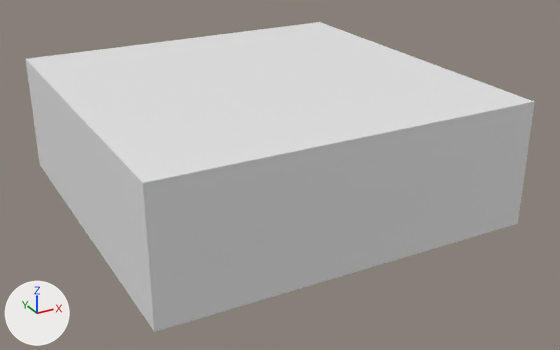
The glTF model Model3d/glb/C04-14016B.glb, before and after one commit.
One viewpoint serves both versions: a 50 mm camera at (-0.00124, -0.00385, 0.00279) aimed at (0.00158, 0.00127, 0.00023). The axes (+X, +Y, +Z) are drawn at lower left. The lights are the same throughout. The first picture is the older version. Where no turn or scale is listed for an object, it has been applied to the vertices. Vertices at exactly the same position are counted once.

The first picture shows 'OpenSCAD Model'.
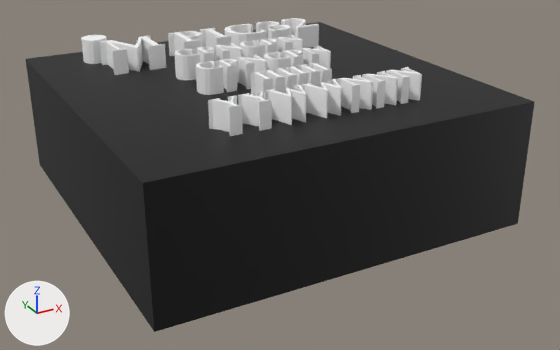
Pixel boxes (x1, y1, x2, y2) of what changed, in the pictures (560 x 350 px):
'OpenSCAD Model', reshaped
    before: (26, 22, 535, 332)
    after: (26, 18, 535, 332)
part 1 of me_openscad_model, added
    after: (26, 18, 534, 183)
part 2 of me_openscad_model, recoloured (white to black)
    both: (26, 60, 535, 332)

The change, as a diff of the scene's bpy script:
```diff
--- a/Model3d/glb/C04-14016B.glb.py
+++ b/Model3d/glb/C04-14016B.glb.py
@@ mat_color_1 @@
+mat_color_1 = principled_material('Color 1')
+mat_color_1.base_color = (0.0, 0.0, 0.0)  # black #000000
@@ mat_color_2 @@
+mat_color_2 = principled_material('Color 2')
+mat_color_2.base_color = (1.0, 1.0, 1.0)  # white #ffffff
@@ me_openscad_model @@
 # used by ob_openscad_model
-me_openscad_model.from_pydata(...)  # 8 vertices, 12 faces; spans x 0.0..0.003, y 0.0..0.003, z 0.0..0.001
+me_openscad_model.from_pydata(...)  # 1504 vertices, 3004 faces; spans x 0.0..0.003, y 0.0..0.003, z 0.0..0.0012
+# me_openscad_model part 1: 1496 vertices added at x 0.00042..0.00246, y 0.00042..0.00276, z 0.001..0.0012
+# me_openscad_model part 2: 10 faces spanning x 0.0..0.003, y 0.0..0.003, z 0.0..0.001 switch from no material to mat_color_1 (black #000000)
+me_openscad_model.materials.append(mat_color_2)  # white #ffffff
```
